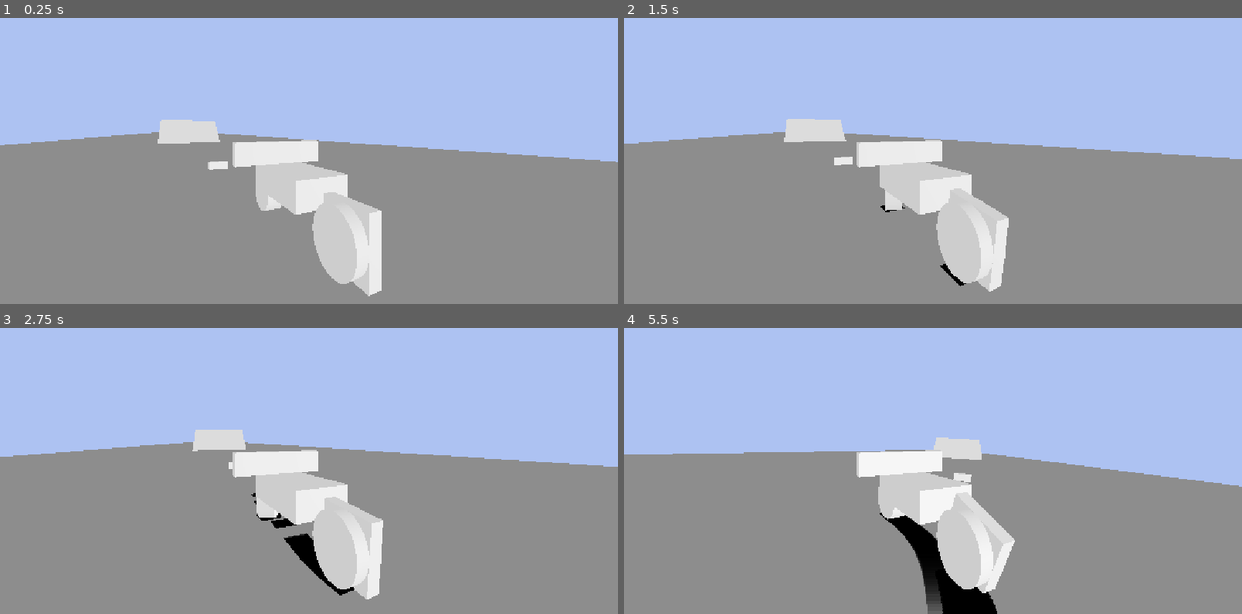
Above: before the commit, frames 1-4 (two rows, left to right).
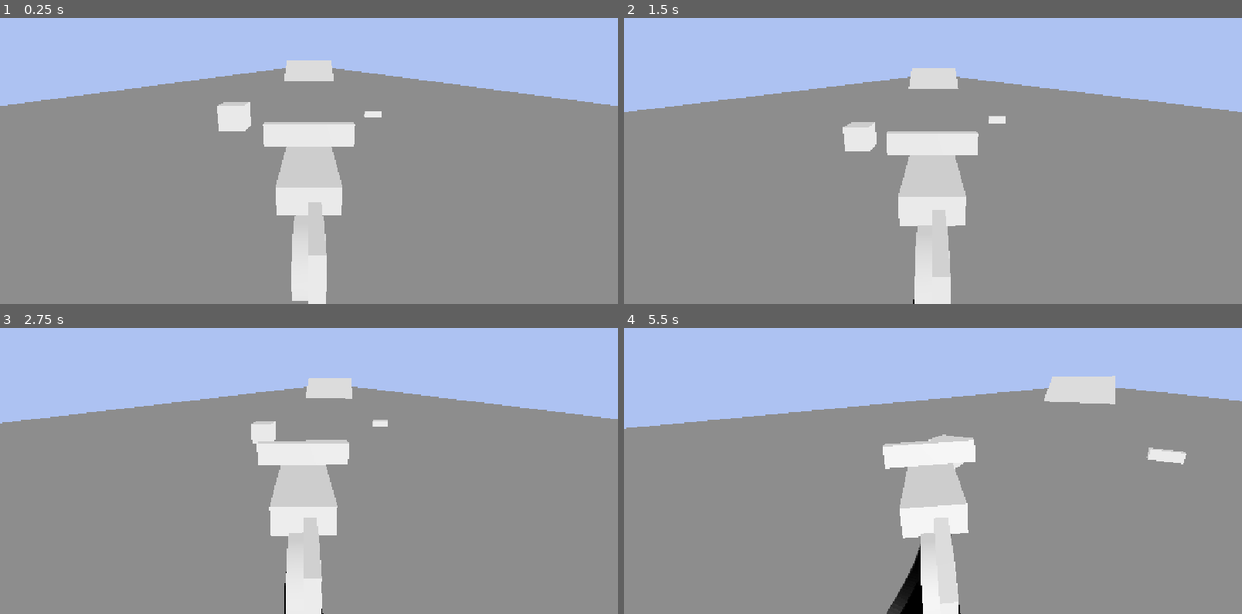
Above: after the commit, the same moments.

Repository: xvibyt/motorcycle
Game: Godot game, scene res://main.tscn
Two runs of this game, one before a commit and one after it. Both use one fixed random seed, a clock stepped at 60 frames per second and the inputs below.
Inputs (mouse positions are in pixels of both pictures, inside the frame that each line leads up to):
- Up to frame 1 (0.25 s): no input
- Up to frame 2 (1.5 s): tap Enter at 0.5 s; move the mouse to (1068, 112) at 0.52 s; hold D (Right) 0.53-1.28 s; hold Shift (Handbreak) 0.53-1.28 s; click (1068, 112) at 0.67 s; move the mouse to (809, 146) at 1.27 s; hold S (Backwards) from 1.28 s (still down); tap Alt at 1.35 s
- Up to frame 3 (2.75 s): move the mouse to (370, 365) at 2.02 s; release S (Backwards) at 2.03 s; hold D (Right) from 2.03 s (still down); hold Shift (Handbreak) from 2.03 s (still down)
- Up to frame 4 (5.5 s): move the mouse to (902, 511) at 2.77 s; release D (Right) at 2.78 s; release Shift (Handbreak) at 2.78 s; hold W (Forwards) 2.78-3.53 s; tap Alt at 2.85, 4.35 s; click (902, 511) at 2.92 s; move the mouse to (1118, 493) at 3.52 s; hold Shift (Handbreak) 3.53-4.28 s; hold A (Left) 3.53-5.03 s; move the mouse to (747, 388) at 4.27 s; move the mouse to (963, 439) at 5.02 s; hold S (Backwards) from 5.03 s (still down); hold Shift (Handbreak) from 5.03 s (still down); click (963, 439) at 5.17 s

The runs differ from the first frame. In frame 1, 28% of the frame differs, in the area x 0-100%, y 14-100%; in frame 2, 25%; in frame 3, 25%; in frame 4, 28%.

Commit message:
Improved camera
The camera now smoothly follows the motorcycle

Diff:
--- a/motorcycle/main.tscn
+++ b/motorcycle/main.tscn
@@ -73,6 +73,10 @@
 [sub_resource type="BoxMesh" id="BoxMesh_yqcxb"]
 size = Vector3(1, 1, 0.25)
 
+[sub_resource type="BoxShape3D" id="BoxShape3D_l2rs2"]
+
+[sub_resource type="BoxMesh" id="BoxMesh_ggd5q"]
+
 [node name="Node3D" type="Node3D" unique_id=6327640]
 
 [node name="Platform" type="StaticBody3D" parent="." unique_id=1359818997]
@@ -84,18 +88,17 @@
 [node name="MeshInstance3D" type="MeshInstance3D" parent="Platform" unique_id=1706107414]
 mesh = SubResource("BoxMesh_bais7")
 
-[node name="Motorcycle" type="RigidBody3D" parent="." unique_id=2126663701 node_paths=PackedStringArray("wheels", "skid_marks")]
+[node name="Motorcycle" type="RigidBody3D" parent="." unique_id=2126663701 node_paths=PackedStringArray("wheels", "skid_marks", "Camera", "CamTarget")]
 mass = 30.0
 script = ExtResource("1_ig7tw")
 wheels = [NodePath("Wheel1"), NodePath("Wheel2")]
 acc_curve = SubResource("Curve_0xm2m")
 skid_marks = [NodePath("SkidMarks/GPUParticles3D"), NodePath("SkidMarks/GPUParticles3D2")]
+Camera = NodePath("Camera")
+CamTarget = NodePath("CamTarget")
 
 [node name="MainBody" type="MeshInstance3D" parent="Motorcycle" unique_id=787357072]
 mesh = SubResource("BoxMesh_rvawr")
-
-[node name="Camera3D" type="Camera3D" parent="Motorcycle/MainBody" unique_id=290659557]
-transform = Transform3D(0.8660254, 1.4901159e-08, -0.5, 0, 1, 2.9802319e-08, 0.5, -2.5809564e-08, 0.8660254, -2, 1, 4)
 
 [node name="SteeringWheel" type="MeshInstance3D" parent="Motorcycle" unique_id=735234106]
 transform = Transform3D(1, 0, 0, 0, 1, 0, 0, 0, 1, 0, 0.5, -0.875)
@@ -153,6 +156,13 @@
 process_material = SubResource("ParticleProcessMaterial_yqcxb")
 draw_pass_1 = SubResource("QuadMesh_bais7")
 
+[node name="CamTarget" type="Node3D" parent="Motorcycle" unique_id=1528893449]
+transform = Transform3D(1, 0, 0, 0, 0.8660254, 0.5, 0, -0.5, 0.8660254, 0, 2, 4)
+
+[node name="Camera" type="Camera3D" parent="Motorcycle" unique_id=290659557]
+transform = Transform3D(1, 0, 0, 0, 0.8660254, 0.5, 0, -0.5, 0.8660254, 0, 2, 4)
+top_level = true
+
 [node name="WorldEnvironment" type="WorldEnvironment" parent="." unique_id=1930333086]
 environment = SubResource("Environment_d4f1g")
 
@@ -169,10 +179,19 @@
 mesh = SubResource("BoxMesh_d4f1g")
 
 [node name="Test" type="StaticBody3D" parent="." unique_id=1543023414]
-transform = Transform3D(1, 0, 0, 0, 1, 0, 0, 0, 1, 0, -1.5714335, -10)
+transform = Transform3D(1, 0, 0, 0, 1, 0, 0, 0, 1, 4, -1.5714335, -10)
 
 [node name="CollisionShape3D" type="CollisionShape3D" parent="Test" unique_id=814181681]
 shape = SubResource("BoxShape3D_rvawr")
 
 [node name="MeshInstance3D" type="MeshInstance3D" parent="Test" unique_id=1316273896]
 mesh = SubResource("BoxMesh_yqcxb")
+
+[node name="RigidBody3D" type="RigidBody3D" parent="." unique_id=273067080]
+transform = Transform3D(1, 0, 0, 0, 1, 0, 0, 0, 1, -3, 0, -4.9909887)
+
+[node name="CollisionShape3D" type="CollisionShape3D" parent="RigidBody3D" unique_id=2108233494]
+shape = SubResource("BoxShape3D_l2rs2")
+
+[node name="MeshInstance3D" type="MeshInstance3D" parent="RigidBody3D" unique_id=1759691695]
+mesh = SubResource("BoxMesh_ggd5q")
--- a/motorcycle/motorcycle_raycast.gd
+++ b/motorcycle/motorcycle_raycast.gd
@@ -9,6 +9,12 @@
 @export var tire_max_turn_degrees := 30
 
 @export var skid_marks: Array[GPUParticles3D]
+
+@export var Camera: Camera3D
+@export var CamTarget: Node3D
+@export var cam_speed := 9.0
+@export var drift_cam_speed := 11.0
+var cur_cam_speed := cam_speed
 
 var motor_input := 0.0
 var handbreak := false
@@ -40,6 +46,12 @@
 
 func _physics_process(delta: float) -> void:
 	#printt(linear_velocity)
+
+	Camera.global_position = Camera.global_position.move_toward(CamTarget.global_position, delta * cur_cam_speed)
+	var w := 1.0 - exp(-8.0 * delta)
+	var look_dir := (global_position + Vector3.UP * 1.0) - Camera.global_position
+	var look_basis := Basis.looking_at(look_dir, Vector3.UP)
+	Camera.global_basis = Camera.global_basis.orthonormalized().slerp(look_basis, w)
 
 	_steering_rotation(delta)
 	var grounded := false
@@ -87,13 +99,16 @@
 	if not handbreak and grip_factor < 0.2:
 		is_slipping = false
 		skid_marks[idx].emitting = false
+		cur_cam_speed = cam_speed
 
 	if handbreak:
 		x_traction = 0.1
 		if not skid_marks[idx].emitting:
 			skid_marks[idx].emitting = true
+		cur_cam_speed = drift_cam_speed
 	elif is_slipping:
 		x_traction = 0.1
+		cur_cam_speed = drift_cam_speed
 
 	var gravity: float = ProjectSettings.get_setting("physics/3d/default_gravity")
 	var x_force := -steer_side_dir * steer_x_vel * x_traction * ((mass * gravity) / 2.0) # realistic
